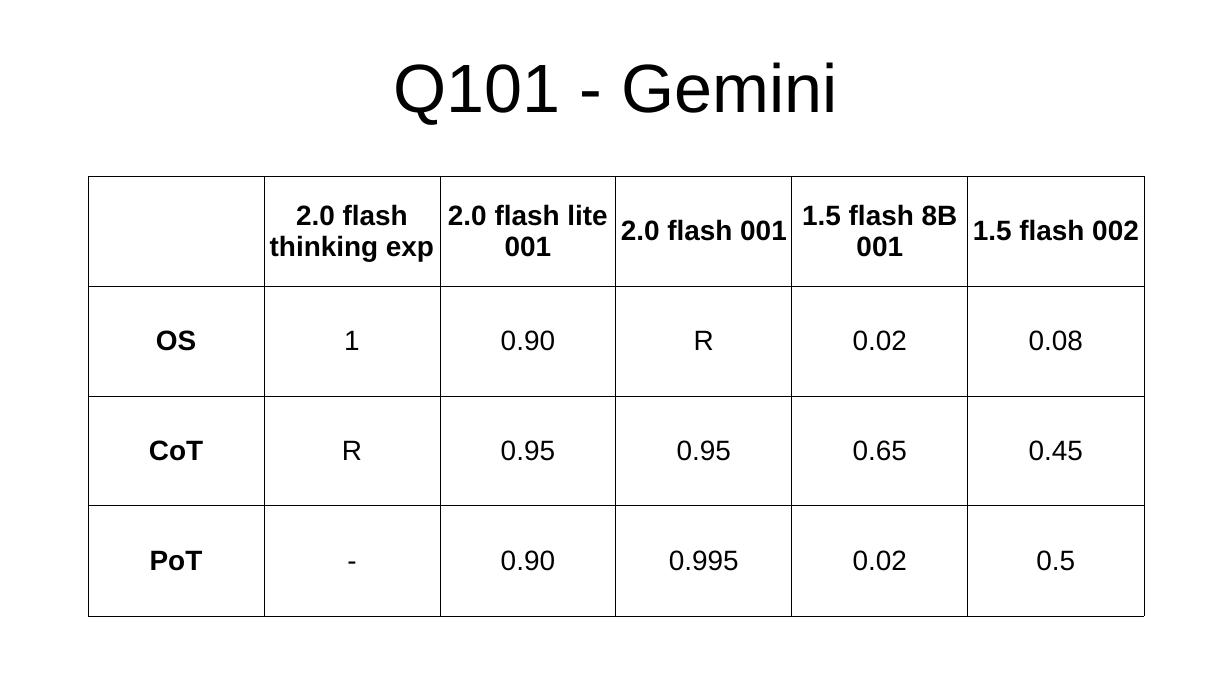
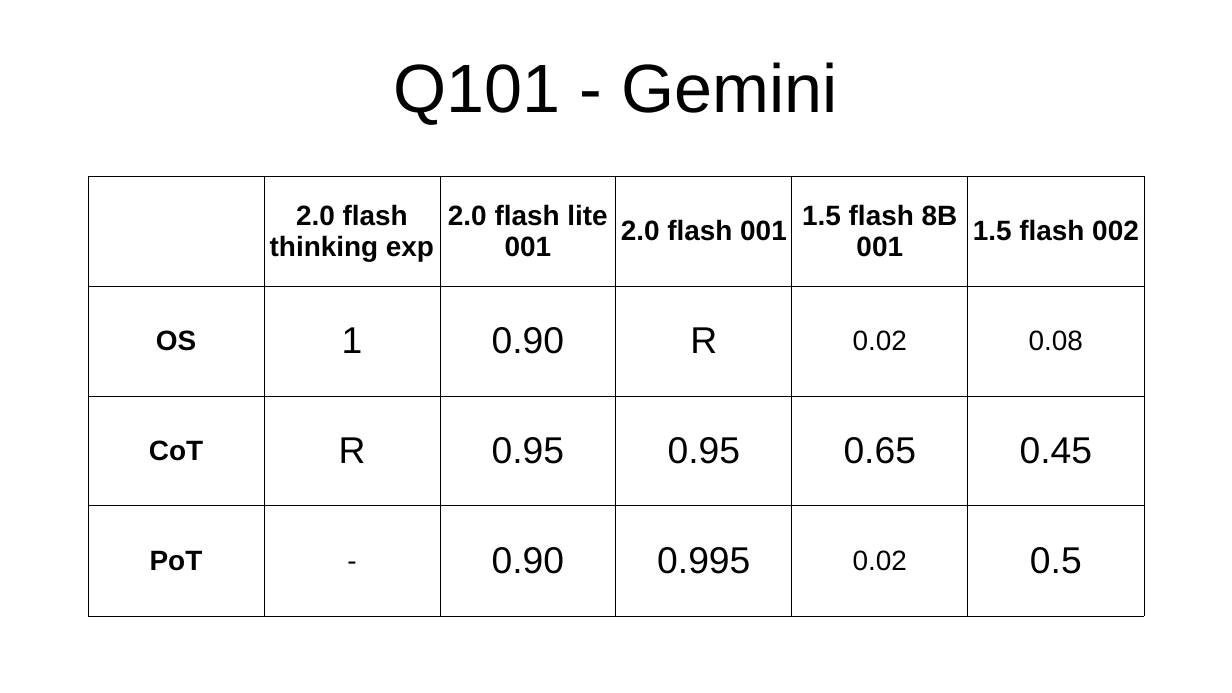
Before and after one commit to PieBerto/Stress-testing-chatbots, a slide deck: slide 14 of Slideshow/Results_presentation.odp. Drawn at 1232x693 pixels with LibreOffice and Linux fonts; fonts in the diff are those of the drawing. Boxes give left, top, right and bottom in pixels: in the first picture for what was removed or moved away, otherwise in the second. Text is boxed around its words. In the diff, an @@ line names an element or a change of style, - is before the commit and + after.

```diff
--- a/Slideshow/Results_presentation.odp
+++ b/Slideshow/Results_presentation.odp
@@ table at (x1=88, y1=177, x2=1143, y2=617) @@
@@ size 18 to 24 pt in "1", "0.90", "R", "R" and 7 more places @@
```
Also in this commit, not shown: 17 other slides changed, 3 slides added, 10 other files.
